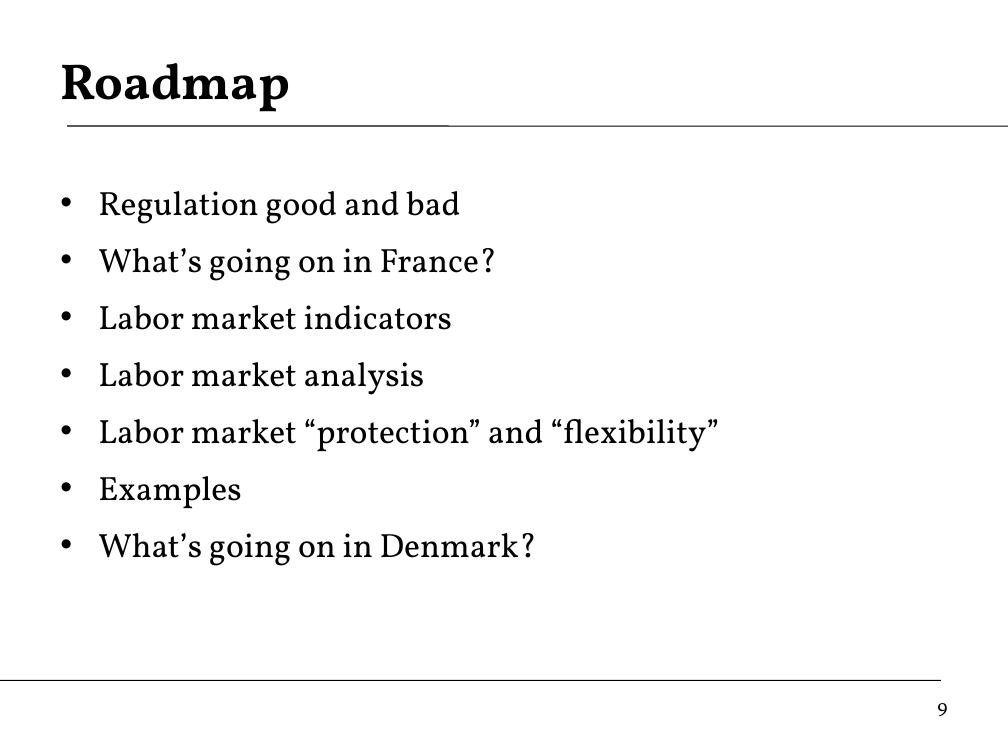
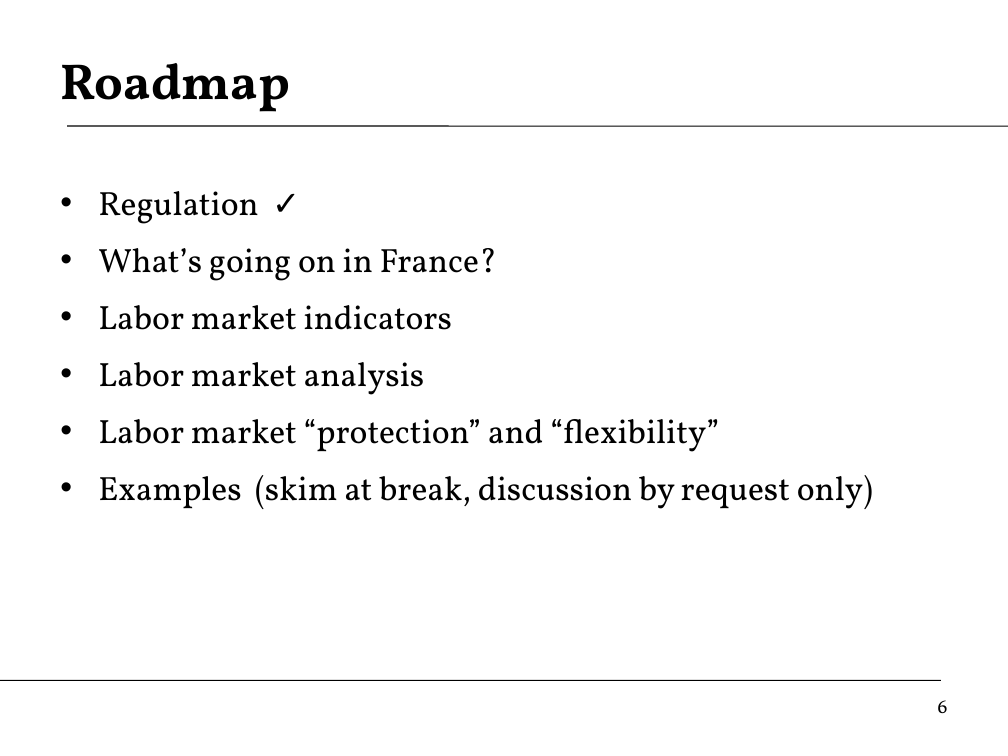
Before and after one commit to DaveBackus/Global_Economy, a slide deck: slide 6 of Slides/slides_labcap_f14.pptx (slide 9 before the commit). Drawn at 1008x756 pixels with LibreOffice and Linux fonts; fonts in the diff are those of the drawing. Boxes give left, top, right and bottom in pixels: in the first picture for what was removed or moved away, otherwise in the second. Text is boxed around its words. In the diff, an @@ line names an element or a change of style, - is before the commit and + after.

```diff
--- a/Slides/slides_labcap_f14.pptx
+++ b/Slides/slides_labcap_f14.pptx
@@ text at [98,191,259,224]: text changed @@
-• Regulation good and bad
+• Regulation ✓
@@ text at [98,475,873,509]: text changed @@
-• Examples
-• What’s going on in Denmark?
+• Examples (skim at break, discussion by request only)
@@ page number at [938,700,948,714]: text changed @@
-9
+6
```
Also in this commit, not shown: 32 other slides changed, 14 slides added, 8 slides removed, 27 other files.
